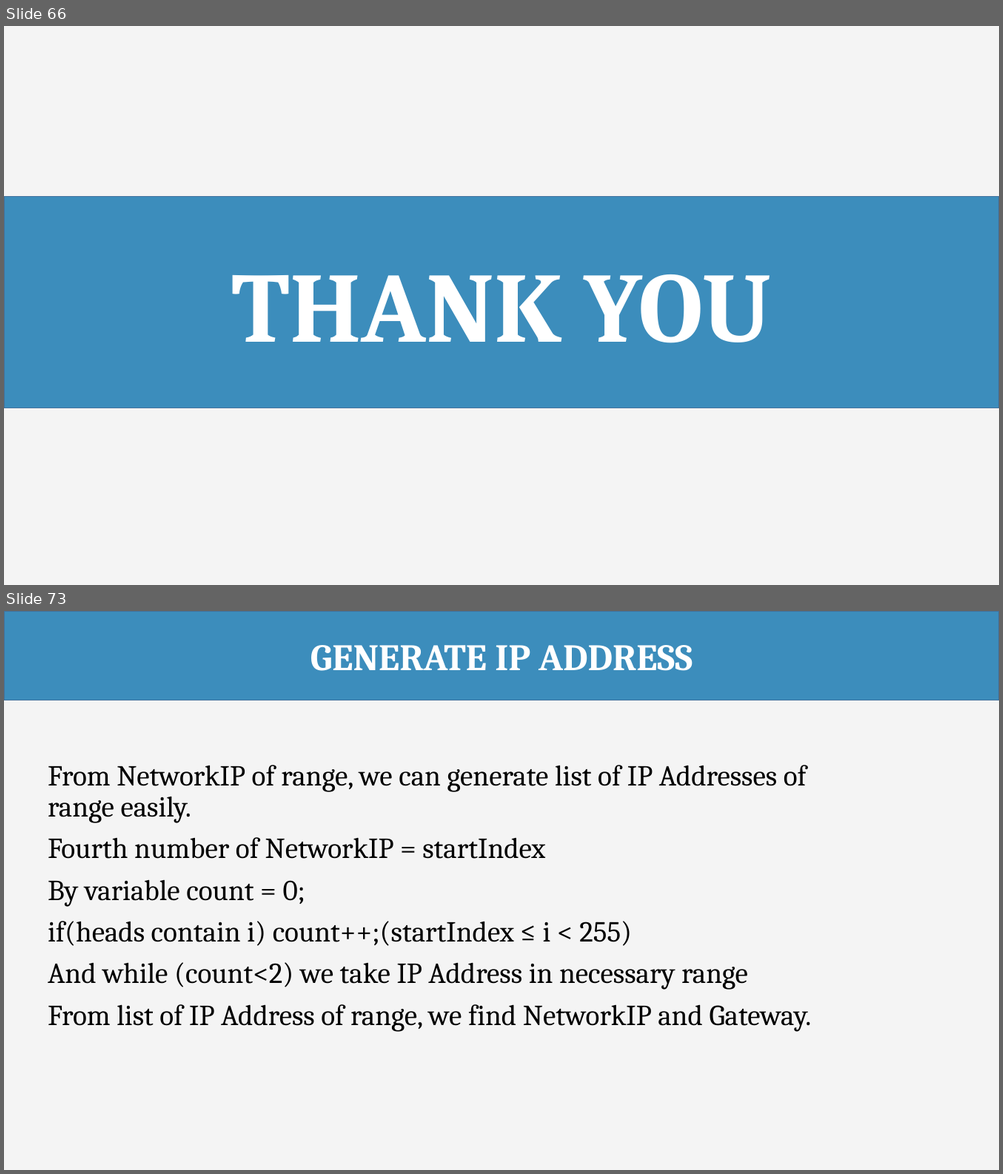
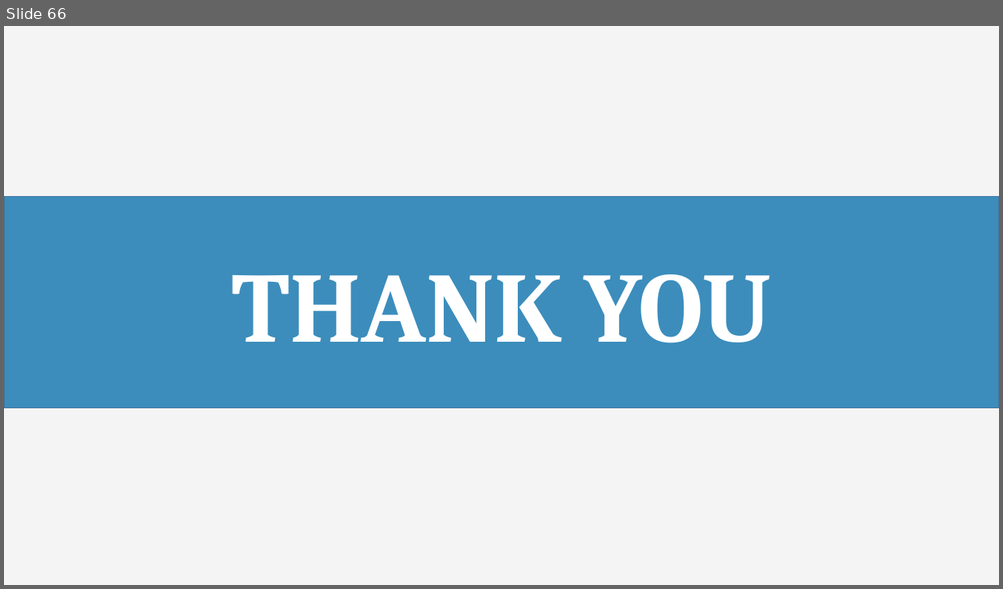
Before and after one commit to haltt051093/IMS-datacenter, a slide deck: Document/Presentation/IMS_20160408_Presentation.pptx. Shown one above the other, each under a label of ours: slides 66 and 73 before the commit, slide 66 after it; the slides between them are not shown. The pictures are 1003x1174 and 1003x589 pixels, drawn with LibreOffice and Linux fonts; fonts in the diff are those of the drawing. Boxes give left, top, right and bottom in pixels: in the first picture for what was removed or moved away, otherwise in the second. Text is boxed around its words. In the diff, an @@ line names an element or a change of style, - is before the commit and + after.

```diff
--- a/Document/Presentation/IMS_20160408_Presentation.pptx
+++ b/Document/Presentation/IMS_20160408_Presentation.pptx
@@ slide 73 removed at [4,611,999,1170], background #F4F4F4 @@
@@ rectangle removed at [4,611,999,701] @@
-GENERATE IP ADDRESS
@@ text removed at [48,765,811,1032] @@
-From NetworkIP of range, we can generate list of IP Addresses of range easily.
-Fourth number of NetworkIP = startIndex
-By variable count = 0;
-if(heads contain i) count++;(startIndex ≤ i < 255)
-And while (count<2) we take IP Address in necessary range
-From list of IP Address of range, we find NetworkIP and Gateway.
```
Also in this commit, not shown: 2 slides changed, 3 slides added, 4 other slides removed, 1 other file.
